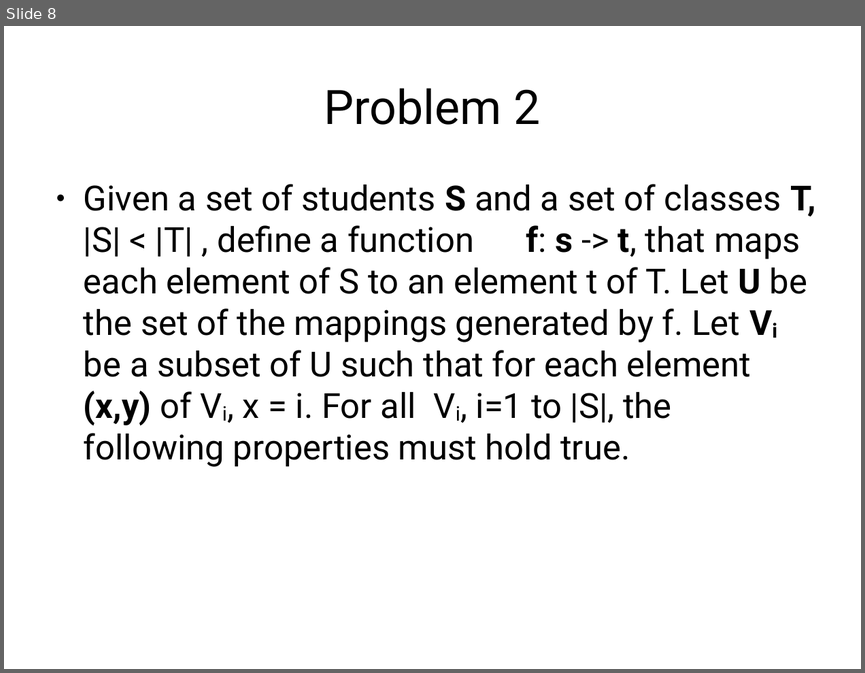
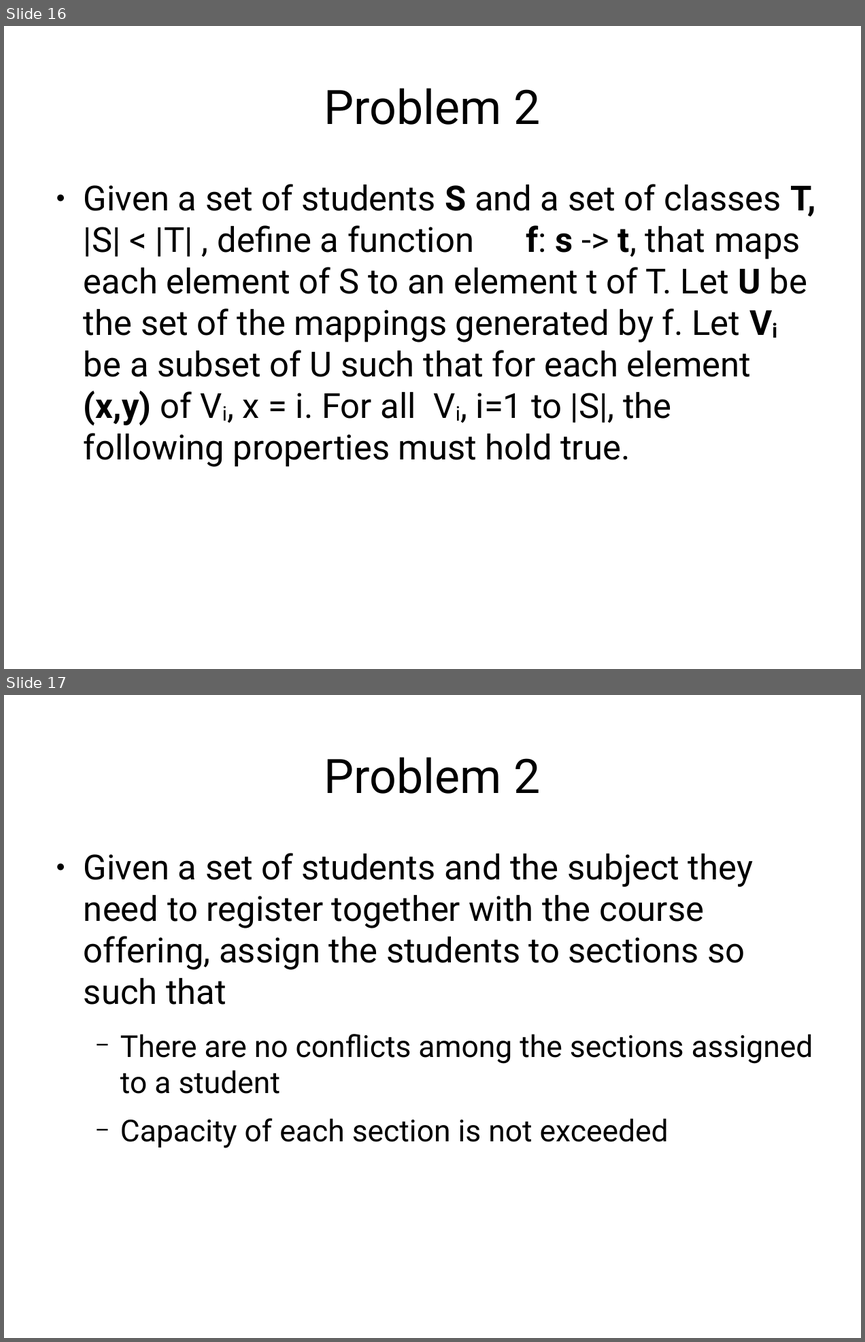
Before and after one commit to jachermocilla/jach-homepage, a slide deck: seminar-2008.odp. Shown one above the other, each under a label of ours: slide 8 before the commit, slides 16 and 17 after it. The pictures are 865x673 and 865x1342 pixels, drawn with LibreOffice and Linux fonts; fonts in the diff are those of the drawing. Boxes give left, top, right and bottom in pixels: in the first picture for what was removed or moved away, otherwise in the second. Text is boxed around its words. In the diff, an @@ line names an element or a change of style, - is before the commit and + after.

```diff
--- a/seminar-2008.odp
+++ b/seminar-2008.odp
@@ slide 17 added at box(4, 695, 861, 1338), background #FFFFFF @@
@@ title added at box(324, 757, 540, 794), 44 pt, text #000000 @@
+Problem 2
@@ text added at box(84, 853, 813, 1148), 32 pt, text #000000 @@
+● Given a set of students and the subject they need to register together with the course offering, assign the students to sections so such that
+  − There are no conflicts among the sections assigned to a student
+  − Capacity of each section is not exceeded
@@ what was slide 8 is now slide 16 @@
```
Also in this commit, not shown: 3 slides changed, 24 other slides added, 1 other file.
